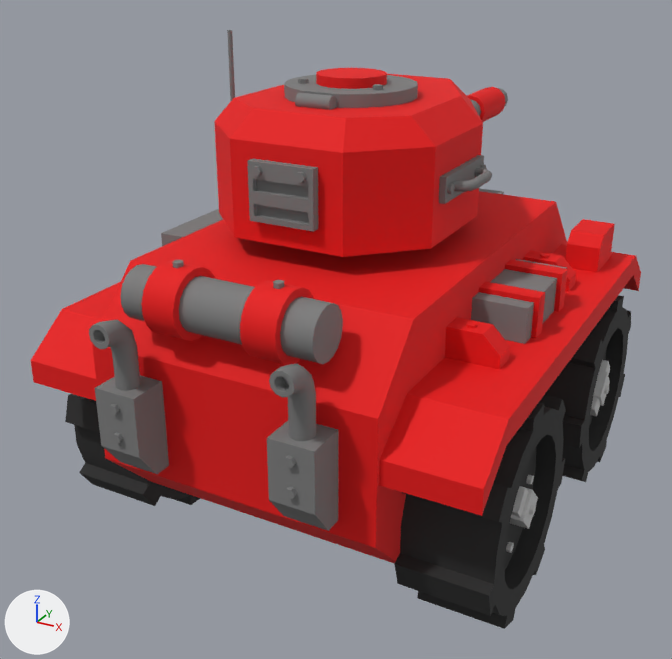
One commit to the FBX model Assets/Models/Tanks/Tank_1.fbx: the scene before it, then after it.
Rendered twice from a 50 mm lens placed at (1.165, -3.495, 0.951), pointed at (0.447, -2.188, 0.298). Lighting does not change. The marker at lower left points along +X, +Y and +Z. Where no turn or scale is listed for an object, it has been applied to the vertices.

The older version as bpy lines, for what is in view:
```python
me_mesh = bpy.data.meshes.new('Mesh')
me_mesh.from_pydata(...)  # 1002 vertices, 856 faces; spans x -0.367..0.367, y -0.526..0.496, z 0.108..0.54
# faces by material slot: [274, 1, 579, 2]
me_mesh.materials.append(mat_tank_a_body_color)  # red #e80000
me_mesh.materials.append(mat_tank_a_glass)  # blue #abcee4
me_mesh.materials.append(mat_tank_a_metal)  # grey #7a7a7a
me_mesh.materials.append(mat_tank_a_light)  # white #f7f4e9
me_mesh_005 = bpy.data.meshes.new('Mesh.005')
me_mesh_005.from_pydata(...)  # 197 vertices, 188 faces; spans x 0.0..0.142, y -0.17..0.17, z -0.171..0.171
# faces by material slot: [122, 66]
me_mesh_005.materials.append(mat_tank_a_tyre)  # black #262626
me_mesh_005.materials.append(mat_tank_a_rim)  # light grey #cacaca
me_mesh_007 = bpy.data.meshes.new('Mesh.007')
me_mesh_007.from_pydata(...)  # 512 vertices, 421 faces; spans x -0.209..0.225, y -0.251..0.637, z 0.0..0.304
# faces by material slot: [93, 328]
me_mesh_007.materials.append(mat_tank_a_body_color)  # red #e80000
me_mesh_007.materials.append(mat_tank_a_metal)  # grey #7a7a7a
ob_tank_a_body = bpy.data.objects.new('Tank_A_Body', me_mesh)
ob_tank_a_body.location = (0.501, -2.147, 0.0)
ob_tank_a_tower = bpy.data.objects.new('Tank_A_Tower', me_mesh_007)
ob_tank_a_tower.location = (0.489, -2.181, 0.492)
ob_tank_a_wheel_f_r = bpy.data.objects.new('Tank_A_Wheel_F_R', me_mesh_005)
ob_tank_a_wheel_f_r.location = (0.73, -1.935, 0.171)
# also in view: 'Tank_A_Wheel_R_R' at (0.801, -2.366, 0.171); 'Tank_A_Wheel_R_L' at (0.201, -2.366, 0.171)
```
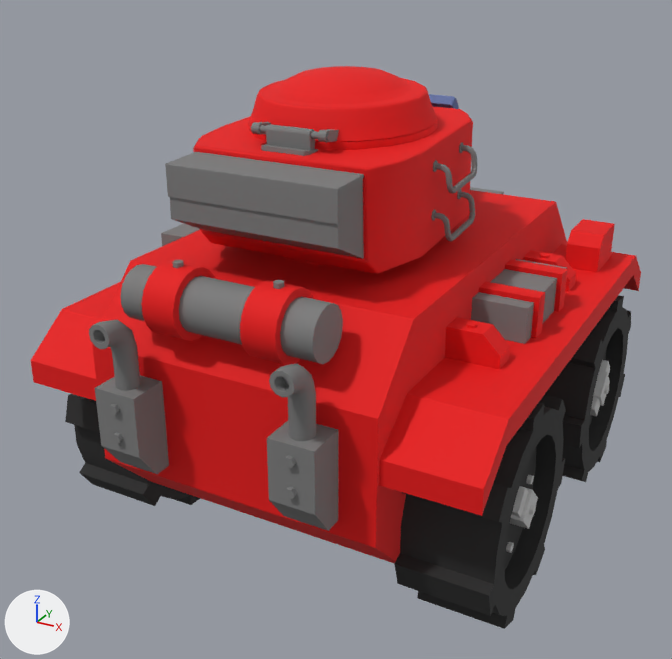
The newer file is also turned or shifted as a whole; pictures and numbers use the older file's frame.

Pixel boxes [x1, y1, x2, y2] of what changed, in the pictures (672 x 659 px):
```json
{"object": "Tank_A_Turret", "change": "added", "after": [165, 66, 477, 274], "faces in mat_tank_a_body_color (red #e80000)": [193, 66, 473, 274], "faces in mat_tank_a_metal (grey #7a7a7a)": [165, 122, 477, 259], "faces in mat_tank_a_second_body_color (blue #6071a3)": [429, 94, 459, 109]}
{"object": "Tank_A_Tower", "change": "deleted", "before": [214, 30, 508, 257], "on screen": "red", "faces in mat_tank_a_body_color (red #e80000)": [214, 68, 506, 257], "faces in mat_tank_a_metal (grey #7a7a7a)": [227, 30, 508, 232]}
```

Edits to the scene script, one JSON object a line:
```json
{"op": "add", "block": "mat_tank_a_second_body_color", "code": ["mat_tank_a_second_body_color = principled_material('Tank_A_Second_Body_Color')", "mat_tank_a_second_body_color.base_color = (0.118, 0.165, 0.369)  # blue #6071a4", "mat_tank_a_second_body_color.roughness = 0.813"]}
{"op": "add", "block": "me_mesh_008", "code": ["me_mesh_008 = bpy.data.meshes.new('Mesh.008')", "me_mesh_008.from_pydata(...)  # 1533 vertices, 1522 faces; spans x -0.194..0.194, y -0.265..0.372, z 0.018..0.263", "# faces by material slot: [330, 1091, 101]", "me_mesh_008.materials.append(mat_tank_a_body_color)  # red #e80000", "me_mesh_008.materials.append(mat_tank_a_metal)  # grey #7a7a7a", "me_mesh_008.materials.append(mat_tank_a_second_body_color)  # blue #6071a4"]}
{"op": "remove", "block": "ob_tank_a_tower", "code": ["ob_tank_a_tower = bpy.data.objects.new('Tank_A_Tower', me_mesh_007)", "ob_tank_a_tower.location = (0.489, -2.181, 0.492)"]}
{"op": "add", "block": "ob_tank_a_turret", "code": ["ob_tank_a_turret = bpy.data.objects.new('Tank_A_Turret', me_mesh_008)", "ob_tank_a_turret.location = (0.501, -2.258, 0.492)"]}
```
